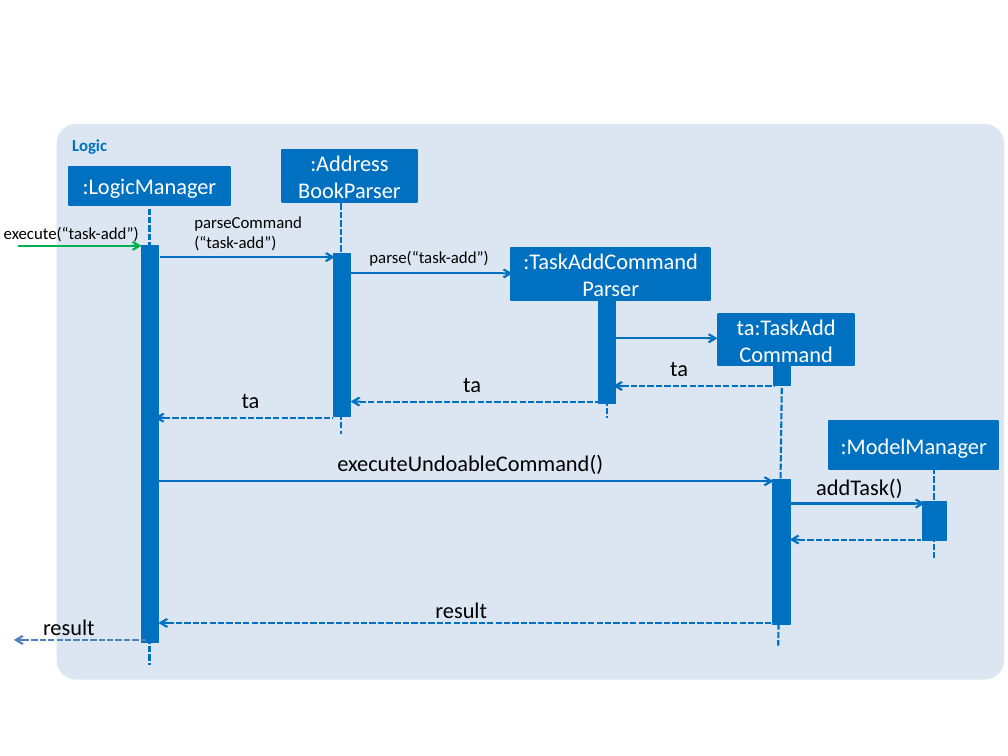
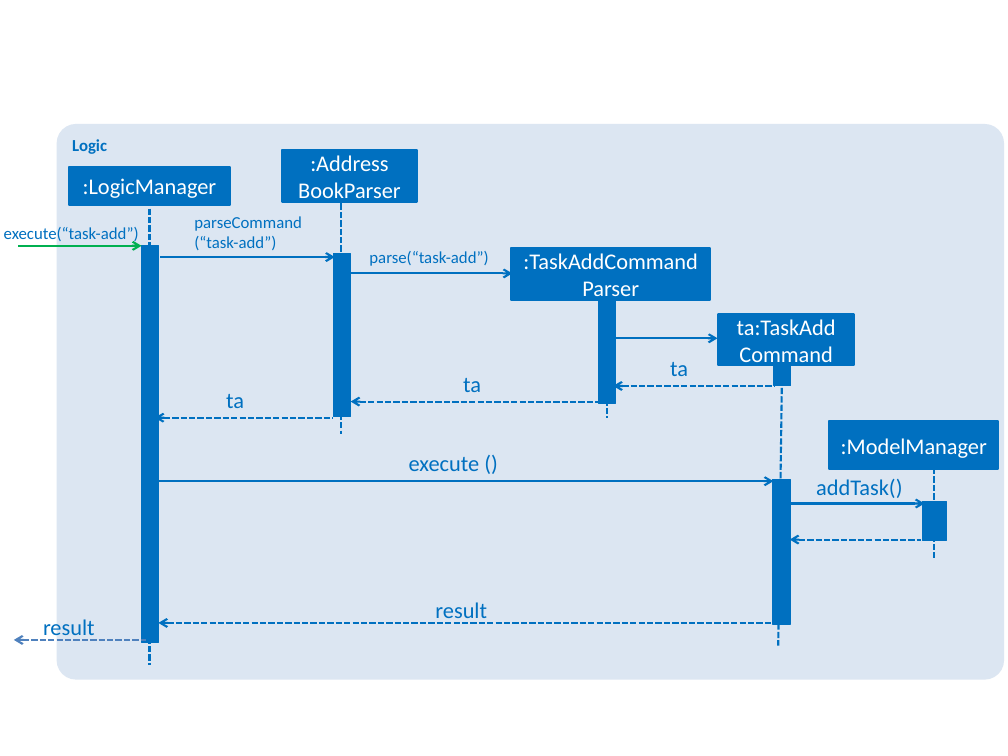
Before and after one commit to x3tsunayh/main, a slide deck: slide 1 of docs/diagrams/TaskAddSequenceDiagram.pptx. Drawn at 1008x756 pixels with LibreOffice and Linux fonts; fonts in the diff are those of the drawing. Boxes give left, top, right and bottom in pixels: in the first picture for what was removed or moved away, otherwise in the second. Text is boxed around its words. In the diff, an @@ line names an element or a change of style, - is before the commit and + after.

```diff
--- a/docs/diagrams/TaskAddSequenceDiagram.pptx
+++ b/docs/diagrams/TaskAddSequenceDiagram.pptx
@@ text colour #000000 to #0070C0 in 9 elements at <box>4,227,139,244</box>, <box>816,479,902,498</box>, <box>194,216,302,250</box>, <box>435,602,487,624</box>, <box>43,619,95,641</box>, <box>369,251,488,266</box>, <box>463,378,481,392</box>, <box>670,362,688,376</box>, <box>226,394,244,408</box> @@
@@ text "ta": place and size @@
-text "ta" at <box>242,394,260,408</box>
+text "ta" at <box>226,394,244,408</box>
@@ text at <box>409,457,479,471</box>: text changed; text colour #000000 to #0070C0 @@
-executeUndoableCommand()
+execute ()
```
Also in this commit, not shown: 6 other files.
